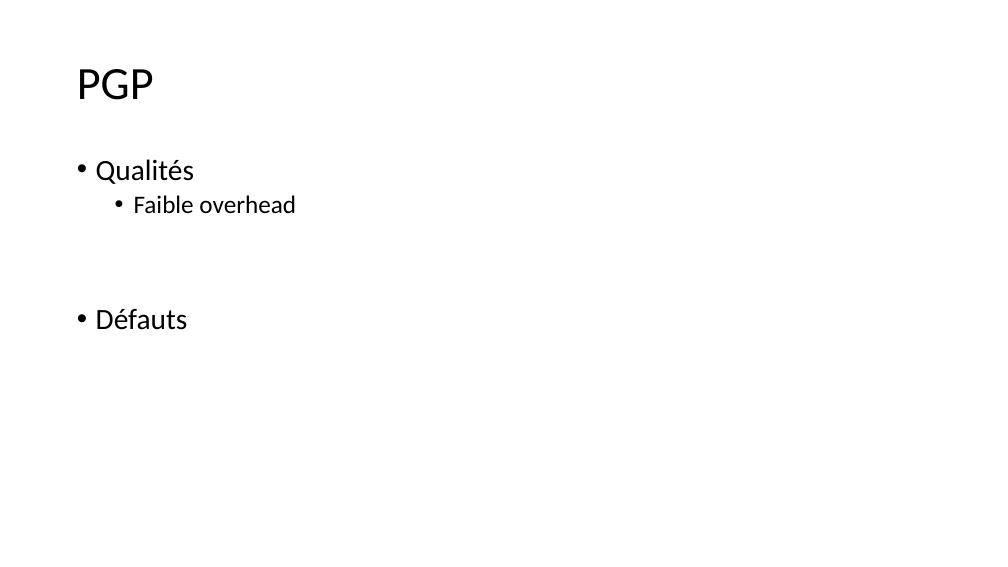
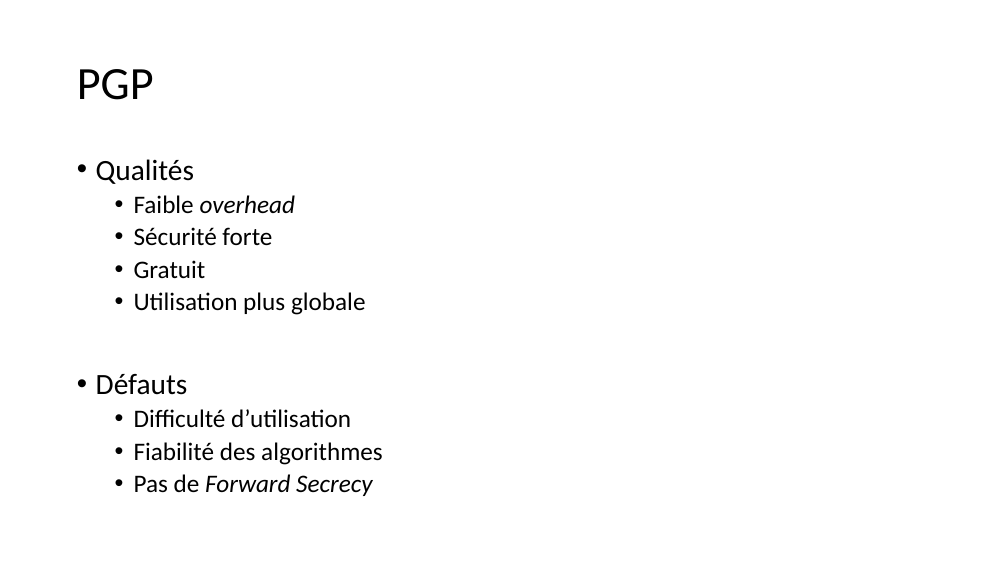
Before and after one commit to mbonjour/TB_Bonjour, a slide deck: slide 6 of Presentation/Presentation_TB_Mickael_Bonjour.pptx. Drawn at 1008x567 pixels with LibreOffice and Linux fonts; fonts in the diff are those of the drawing; background and template pictures are left out. Boxes give left, top, right and bottom in pixels: in the first picture for what was removed or moved away, otherwise in the second. Text is boxed around its words. In the diff, an @@ line names an element or a change of style, - is before the commit and + after.

```diff
--- a/Presentation/Presentation_TB_Mickael_Bonjour.pptx
+++ b/Presentation/Presentation_TB_Mickael_Bonjour.pptx
@@ text at (x1=134, y1=195, x2=296, y2=213): italic on in "overhead" @@
@@ text at (x1=134, y1=227, x2=366, y2=315): paragraphs added @@
+  • Sécurité forte
+  • Gratuit
+  • Utilisation plus globale
@@ text at (x1=134, y1=409, x2=383, y2=496): paragraphs added @@
+  • Difficulté d’utilisation
+  • Fiabilité des algorithmes
+  • Pas de Forward Secrecy
```
Also in this commit, not shown: 16 other slides changed, 5 slides added, 1 slide removed.
